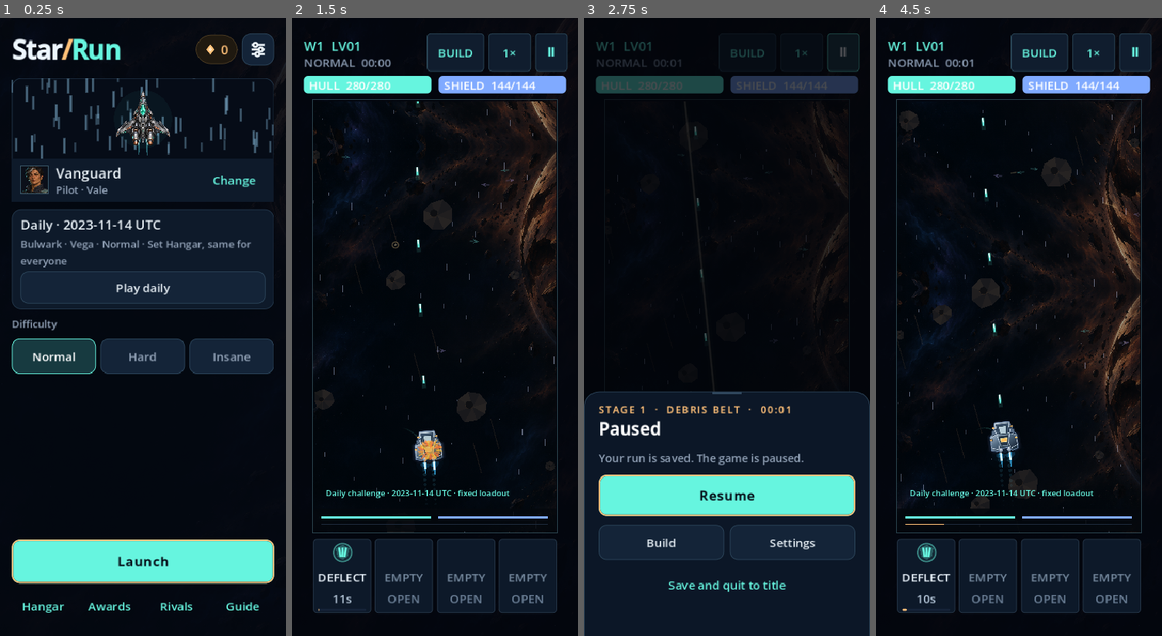
Above: before the commit, frames 1-4 (left to right).
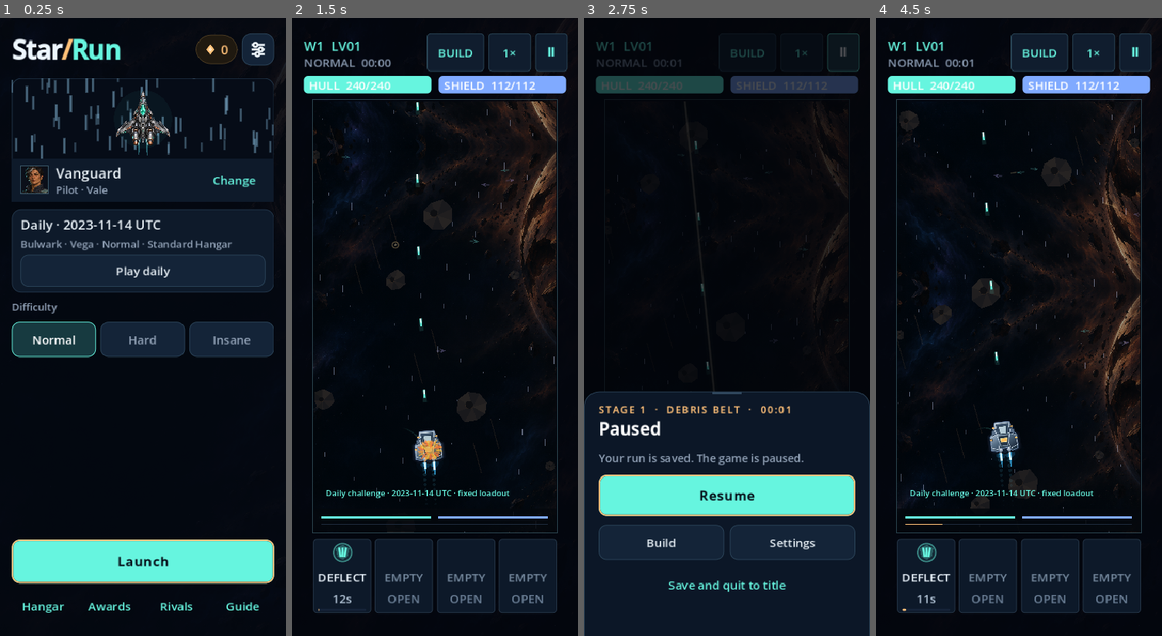
Above: after the commit, the same moments.

Repository: killjoy00/StarRun
Game: Godot game, scene res://scenes/main.tscn
Same seed, same stepped clock (60 frames per second), same inputs: the game is played once before the commit and once after it.
Inputs:
- Up to frame 1 (0.25 s): no input
- Up to frame 2 (1.5 s): click "Play daily" at 0.5 s; click "DEFLECT" at 1.25 s
- Up to frame 3 (2.75 s): click "Ⅱ" at 2 s
- Up to frame 4 (4.5 s): click "BUILD" at 2.75 s; click "1×" at 3.5 s; click "Resume" at 4.25 s

The runs differ from the first frame. In frame 1, 8.9% of the frame differs, in the area x 4-96%, y 35-58%; in frame 2, 0.3%; in frame 3, 0.1%; in frame 4, 0.4%.

Commit message:
Daily Hangar generated per day: Light, Standard, Heavy or Elite
Replaces the fixed mid-level Daily Hangar. Each UTC day gets a grade and
a share of a full Hangar's cost (Light 3-7%, Standard 9-16%, Heavy 22-40%,
Elite 50-80%), bought in a seeded random order with cheaper ranks more
likely, so days lean different ways. Same for everyone that day; owned
upgrades never apply; Core-payout upgrades are left out. The title shows
the grade.

Co-Authored-By: Claude Opus 5.5 <noreply@anthropic.com>
Claude-Session: https://claude.ai/code/session_01XLfQdCjuL4hZ3Cd4ynAdWc

Diff:
--- a/scripts/main.gd
+++ b/scripts/main.gd
@@ -1048,7 +1048,7 @@
 	Kit.label(daily_content, "Daily · %s UTC" % str(daily.day), 18, Kit.TEXT)
 	var daily_ship: Dictionary = Catalog.ship(str(daily.ship))
 	var daily_pilot: Dictionary = Catalog.pilot(str(daily.pilot))
-	Kit.label(daily_content, "%s · %s · Normal · Set Hangar, same for everyone" % [_name_part(str(daily_ship.name), 0), _name_part(str(daily_pilot.name), 0)], 14, Kit.MUTED, true)
+	Kit.label(daily_content, "%s · %s · Normal · %s Hangar" % [_name_part(str(daily_ship.name), 0), _name_part(str(daily_pilot.name), 0), str(Progress.daily_hangar_grade(str(daily.day)).name)], 14, Kit.MUTED, true)
 	var daily_text := "Play daily"
 	var best_today: int = int(record.get("best_score", -1))
 	if best_today >= 0:
@@ -2865,8 +2865,8 @@
 	_start_flight()
 
 func _new_daily_run() -> void:
-	# One shared run for each UTC day: same seed, ship, pilot and set Hangar
-	# for everyone. The player's own upgrades never apply.
+	# One shared run for each UTC day: same seed, ship, pilot and the day's
+	# generated Hangar for everyone. The player's own upgrades never apply.
 	var setup: Dictionary = Progress.daily_setup(Progress.utc_day())
 	banish_mode = false
 	build_show_all = false
@@ -2876,7 +2876,7 @@
 	profile.runs += 1
 	var attempt: int = Progress.start_daily(profile, str(setup.day))
 	_save_profile()
-	sim = Simulation.new(int(setup.seed), Progress.daily_hangar(), str(setup.ship), str(setup.pilot), str(setup.difficulty))
+	sim = Simulation.new(int(setup.seed), Progress.daily_hangar(str(setup.day)), str(setup.ship), str(setup.pilot), str(setup.difficulty))
 	sim.daily_day = str(setup.day)
 	sim.daily_attempt = attempt
 	_start_flight()
--- a/scripts/meta_progress.gd
+++ b/scripts/meta_progress.gd
@@ -29,13 +29,60 @@
 static func utc_day() -> String:
 	return Time.get_date_string_from_system(true)
 
-## Every Daily flies with the same set Hangar: what a player owns about
-## halfway through progression (32% of a full Hangar's cost), so the first
-## boss is beatable and scores stay comparable. Owned upgrades never apply.
-const DAILY_HANGAR_SHARE := 32
-
-static func daily_hangar() -> Dictionary:
-	return Catalog.share_hangar(DAILY_HANGAR_SHARE)
+## Every Daily generates its own Hangar from the date: the same for
+## everyone that day, different each day. A grade sets how much of a full
+## Hangar it gets; the ranks are bought in a seeded random order (cheaper
+## ranks more likely), so days lean different ways. Owned upgrades never
+## apply. Items that only raise Core payouts are left out.
+# Shares of a full Hangar's cost. The original (pre-extension) ranks are
+# about 21% of it, so Light buys about a third of them, Standard most, Heavy
+# all of them plus some extended ranks, Elite deep into the extended ranks.
+const DAILY_HANGAR_GRADES := [["Light", 3, 7], ["Standard", 9, 16], ["Heavy", 22, 40], ["Elite", 50, 80]]
+const DAILY_HANGAR_SKIPPED := ["cores", "stipend", "bounty"]
+
+static func daily_hangar_grade(day: String) -> Dictionary:
+	var generator := RandomNumberGenerator.new()
+	generator.seed = daily_seed(day) * 7 + 4111
+	var grade: Array = DAILY_HANGAR_GRADES[generator.randi_range(0, DAILY_HANGAR_GRADES.size() - 1)]
+	return {"name":str(grade[0]), "share":generator.randi_range(int(grade[1]), int(grade[2])), "seed":generator.randi()}
+
+static func daily_hangar(day: String) -> Dictionary:
+	var grade: Dictionary = daily_hangar_grade(day)
+	var generator := RandomNumberGenerator.new()
+	generator.seed = int(grade.seed)
+	var result := {}
+	var total := 0
+	for item in Catalog.HANGAR:
+		result[str(item.id)] = 0
+		for rank in range(int(item.max)):
+			total += Catalog.price(str(item.id), rank)
+	var budget: int = total * int(grade.share) / 100
+	while true:
+		var options: Array = []
+		var weights: Array = []
+		var weight_sum := 0.0
+		for item in Catalog.HANGAR:
+			var id: String = str(item.id)
+			if id in DAILY_HANGAR_SKIPPED or int(result[id]) >= int(item.max):
+				continue
+			var cost: int = Catalog.price(id, int(result[id]))
+			if cost <= budget:
+				options.append(id)
+				var weight := 1.0 / sqrt(float(maxi(1, cost)))
+				weights.append(weight)
+				weight_sum += weight
+		if options.is_empty():
+			break
+		var roll := generator.randf() * weight_sum
+		var pick: String = options[-1]
+		for index in range(options.size()):
+			roll -= float(weights[index])
+			if roll <= 0.0:
+				pick = options[index]
+				break
+		budget -= Catalog.price(pick, int(result[pick]))
+		result[pick] = int(result[pick]) + 1
+	return result
 
 static func daily_seed(day: String) -> int:
 	# Numeric YYYYMMDD is stable across platforms, locales and time zones.
--- a/tests/run.gd
+++ b/tests/run.gd
@@ -1921,17 +1921,28 @@
 	var regular := Sim.new(int(setup.seed))
 	regular._offer_cards(false)
 	check(not regular.draft_rng_ready, "Regular runs do not use the Daily offer sequence")
-	# The Daily's set Hangar: a fixed mid-level Hangar, the same for everyone.
-	var set_hangar: Dictionary = Progress.daily_hangar()
-	var spent := 0
+	# The Daily's Hangar: generated from the date, the same for everyone that
+	# day, with a grade from Light to Elite and no Core-payout upgrades.
 	var full := 0
 	for item in Catalog.HANGAR:
 		for rank in range(int(item.max)):
-			var cost: int = Catalog.price(str(item.id), rank)
-			full += cost
-			if rank < int(set_hangar.get(str(item.id), 0)):
-				spent += cost
-	check(spent > 0 and spent <= full * Progress.DAILY_HANGAR_SHARE / 100 and Progress.daily_hangar() == set_hangar, "The Daily's set Hangar is a fixed share of a full Hangar")
+			full += Catalog.price(str(item.id), rank)
+	var grades := {}
+	var sets := {}
+	for d in range(1, 29):
+		var day := "2026-12-%02d" % d
+		var grade: Dictionary = Progress.daily_hangar_grade(day)
+		var set_hangar: Dictionary = Progress.daily_hangar(day)
+		grades[str(grade.name)] = true
+		sets[str(set_hangar)] = true
+		var spent := 0
+		for item in Catalog.HANGAR:
+			for rank in range(int(set_hangar.get(str(item.id), 0))):
+				spent += Catalog.price(str(item.id), rank)
+		check(spent > 0 and spent <= full * int(grade.share) / 100, "A Daily Hangar spends no more than its grade's share (" + day + ")")
+		check(Progress.DAILY_HANGAR_SKIPPED.all(func(id): return int(set_hangar.get(id, 0)) == 0), "Daily Hangars never include Core-payout upgrades (" + day + ")")
+		check(Progress.daily_hangar(day) == set_hangar, "A day's Hangar is the same every time it is generated (" + day + ")")
+	check(grades.size() >= 3 and sets.size() >= 25, "Daily Hangars vary from day to day, light to elite")
 
 func _test_start_world() -> void:
 	# Starting at World 3: two Prototype picks, one route, then catch-up drafts.
--- a/tests/ui_smoke.gd
+++ b/tests/ui_smoke.gd
@@ -171,7 +171,7 @@
 		check(not scene.hud.visible and not scene.ability_a.visible, "Combat HUD must not show through the title screen")
 		check(_contains_text(scene.overlay, "Star/Run"), "The title must display the requested Star/Run wordmark")
 		check(_contains_text(scene.overlay, "Daily ·") and _contains_text(scene.overlay, "UTC"), "The title must still show the Daily date and UTC reset")
-		check(_contains_text(scene.overlay, "Normal") and _contains_text(scene.overlay, "Set Hangar"), "The Daily must clearly disclose its fixed difficulty and set Hangar")
+		check(_contains_text(scene.overlay, "Normal") and _contains_text(scene.overlay, " Hangar"), "The Daily must clearly disclose its fixed difficulty and the day's Hangar grade")
 		check(not _contains_text(scene.overlay, "BUILD  /  REACT  /  REPEAT"), "The title must not add a marketing slogan above the playable choices")
 		var wordmark: Control = scene.overlay.find_child("StarRunWordmark", true, false)
 		var title_wallet: Control = scene.overlay.find_child("TitleWallet", true, false)
@@ -450,7 +450,7 @@
 	scene._launch_daily()
 	check(scene.sim.daily_day == daily_id and scene.sim.daily_attempt == 1, "Daily launch stores an immutable UTC date and attempt")
 	check(scene.sim.seed_value == int(daily_expected.seed) and scene.sim.ship_id == str(daily_expected.ship) and scene.sim.pilot_id == str(daily_expected.pilot), "A Daily always uses the global day's ship, pilot, seed and difficulty")
-	var daily_set: Dictionary = scene.Progress.daily_hangar()
+	var daily_set: Dictionary = scene.Progress.daily_hangar(daily_id)
 	check(scene.sim.difficulty == "normal" and daily_set.keys().all(func(k): return int(scene.sim.meta.get(k, 0)) == int(daily_set[k])), "Daily flies the set Hangar, not owned upgrades, without wiping the real profile")
 	var daily_snapshot: Dictionary = scene.sim.snapshot()
 	scene._show_menu()
